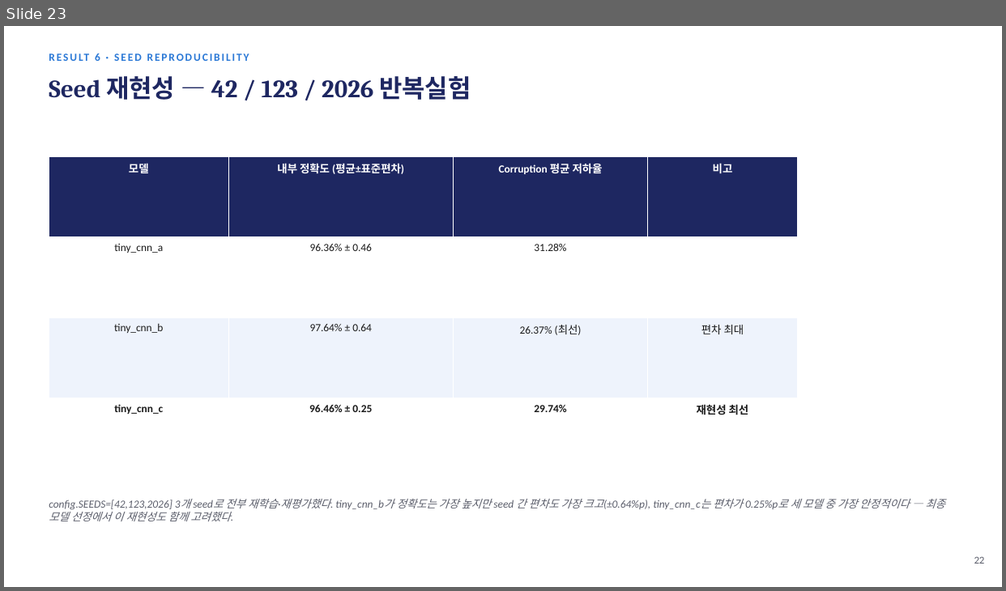
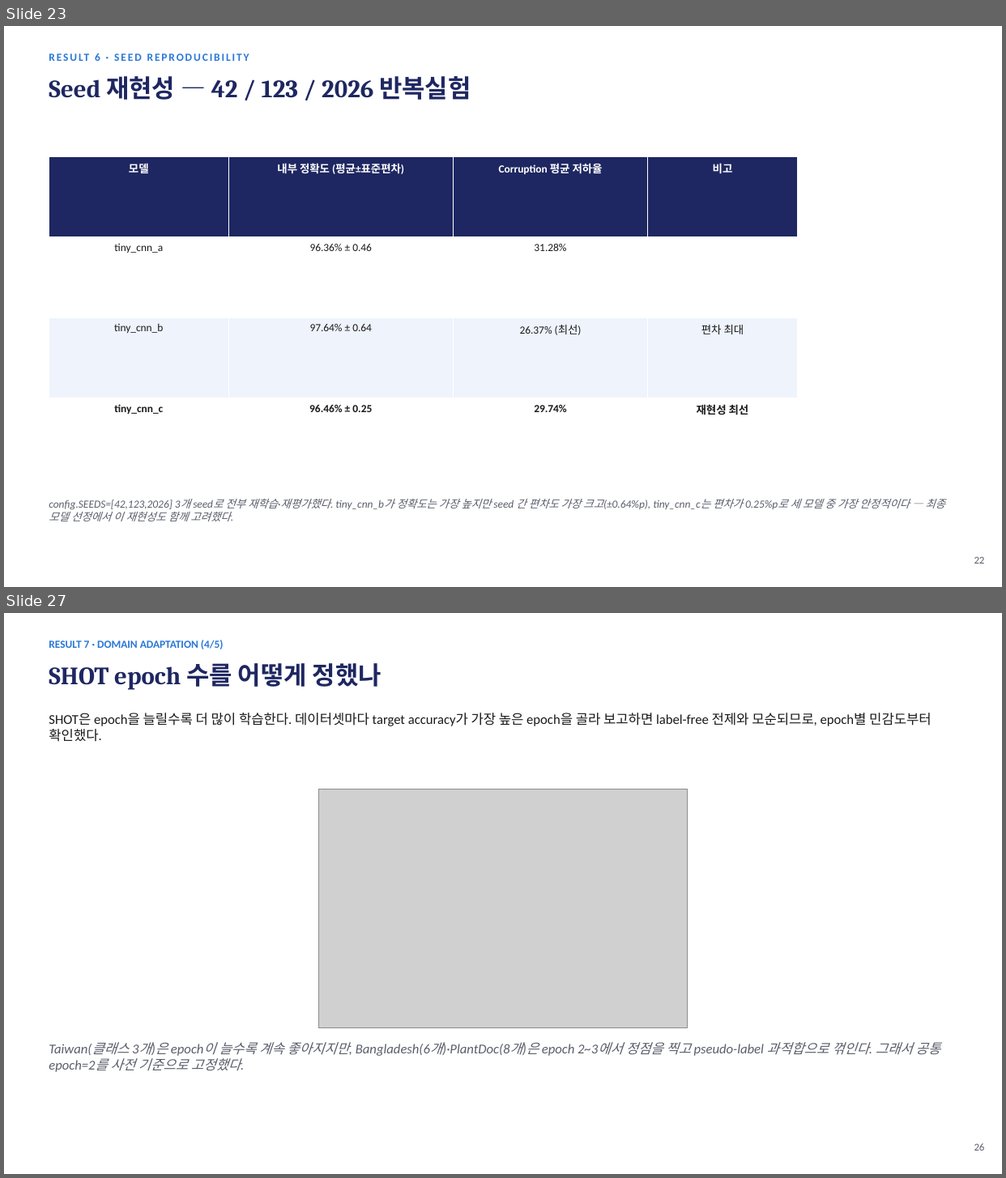
Before and after one commit to sara0813/tomato-disease-v2, a slide deck: docs/CNN_토마토_병해분류_V2_진행보고.pptx. Shown one above the other, each under a label of ours: slide 23 before the commit, slides 23 and 27 after it; the slides between them are not shown. The pictures are 1006x591 and 1006x1178 pixels, drawn with LibreOffice and Linux fonts; fonts in the diff are those of the drawing; grey boxes stand for pictures. Boxes give left, top, right and bottom in pixels: in the first picture for what was removed or moved away, otherwise in the second. Text is boxed around its words. In the diff, an @@ line names an element or a change of style, - is before the commit and + after.

```diff
--- a/docs/CNN_토마토_병해분류_V2_진행보고.pptx
+++ b/docs/CNN_토마토_병해분류_V2_진행보고.pptx
@@ slide 27 added at <box>4,613,1002,1174</box>, background #FFFFFF @@
@@ text added at <box>49,640,224,649</box>, 10.5 pt, text #2A78D6, bold @@
+RESULT 7 · DOMAIN ADAPTATION (4/5)
@@ text added at <box>49,663,381,690</box>, 24 pt, text #1E2761, bold @@
+SHOT epoch 수를 어떻게 정했나
@@ text added at <box>49,713,931,742</box>, 13 pt, text #1A1A1A @@
+SHOT은 epoch을 늘릴수록 더 많이 학습한다. 데이터셋마다 target accuracy가 가장 높은 epoch을 골라 보고하면 label-free 전제와 모순되므로, epoch별 민감도부터 확인했다.
@@ picture added at <box>319,789,688,1029</box> @@
@@ text added at <box>49,1042,940,1072</box>, 13 pt, text #5B5E6B, italic @@
+Taiwan(클래스 3개)은 epoch이 늘수록 계속 좋아지지만, Bangladesh(6개)·PlantDoc(8개)은 epoch 2~3에서 정점을 찍고 pseudo-label 과적합으로 꺾인다. 그래서 공통 epoch=2를 사전 기준으로 고정했다.
@@ text added at <box>974,1144,985,1151</box>, 10 pt, text #5B5E6B @@
+26
```
Also in this commit, not shown: 5 slides changed, 1 other slide added.
